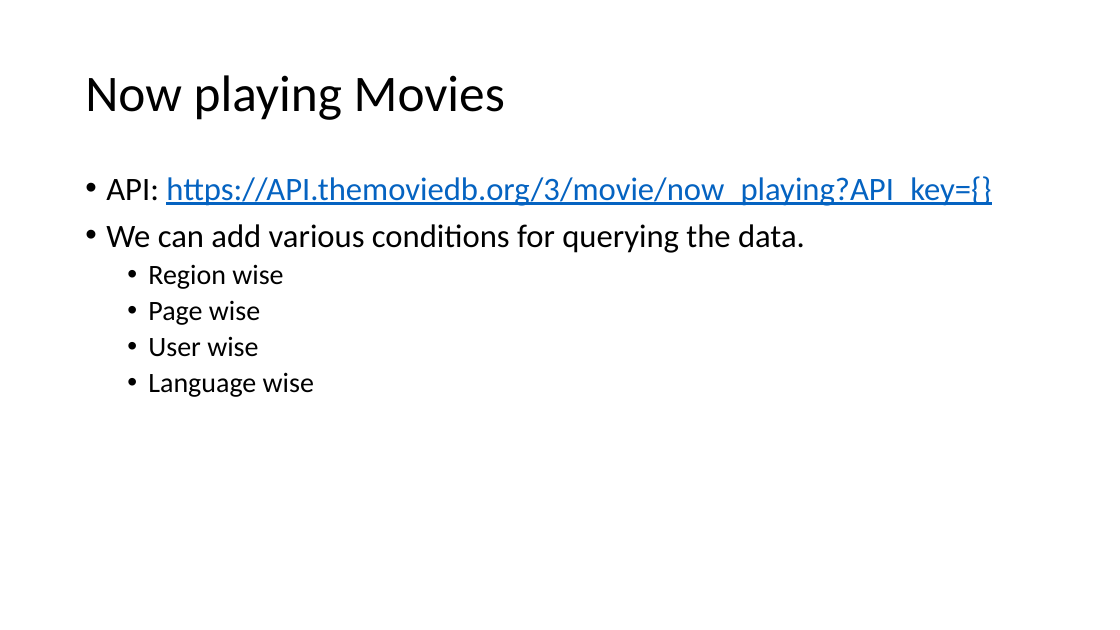
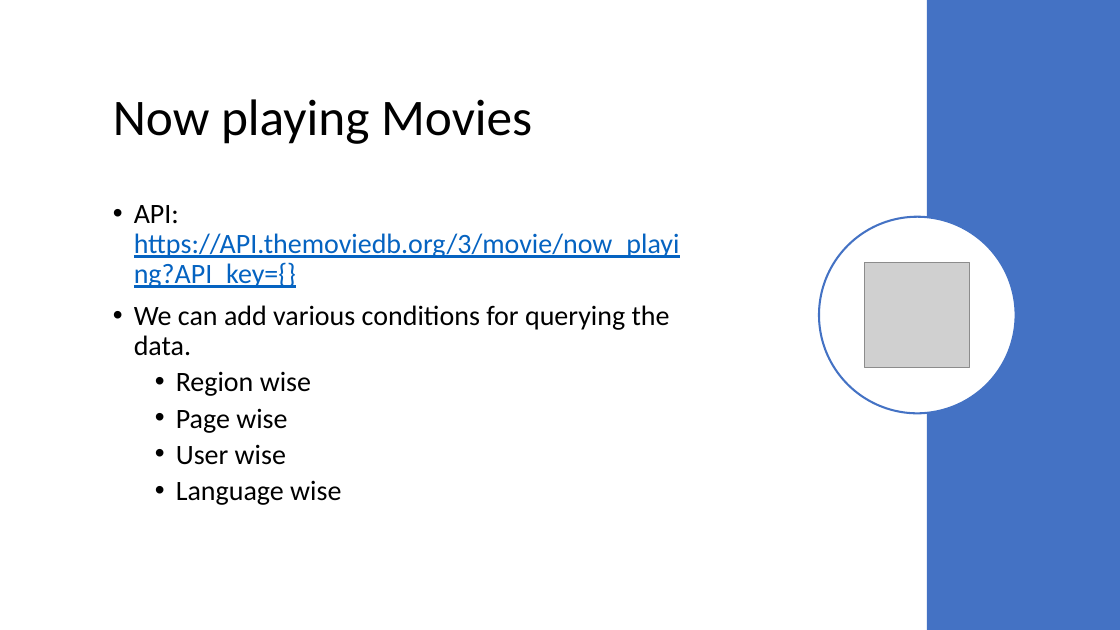
Before and after one commit to akhiln28/ontology_assignment2, a slide deck: slide 7 of presentation.pptx. Drawn at 1120x630 pixels with LibreOffice and Linux fonts; fonts in the diff are those of the drawing; grey boxes stand for pictures. Boxes give left, top, right and bottom in pixels: in the first picture for what was removed or moved away, otherwise in the second. Text is boxed around its words. In the diff, an @@ line names an element or a change of style, - is before the commit and + after.

```diff
--- a/presentation.pptx
+++ b/presentation.pptx
@@ rectangle added at (x1=927, y1=0, x2=1120, y2=630), fill #4472C4 @@
@@ title "Now playing Movies" moved from (x1=85, y1=75, x2=505, y2=120) to (x1=113, y1=99, x2=532, y2=144) @@
@@ text "API: https://API.themoviedb.org/3/movie/now_playing?API_key= ..." moved from (x1=106, y1=176, x2=991, y2=397) to (x1=134, y1=205, x2=680, y2=505) @@
@@ text "API: https://API.themoviedb.org/3/movie/now_playing?API_key= ..." at (x1=134, y1=205, x2=680, y2=505): vertical alignment top to middle @@
@@ text at (x1=134, y1=205, x2=680, y2=356): size 28 to 24 pt in "API: https://API.themoviedb.org/3/movie/now_playing?API_key= ...", "We can add various conditions for querying ..." @@
@@ ellipse added at (x1=819, y1=217, x2=1016, y2=413), fill #FFFFFF, outline #4472C4 1.75 pt @@
@@ picture added at (x1=865, y1=263, x2=970, y2=368) @@
```
Also in this commit, not shown: 6 other slides changed, 1 slide added, 1 other file.
